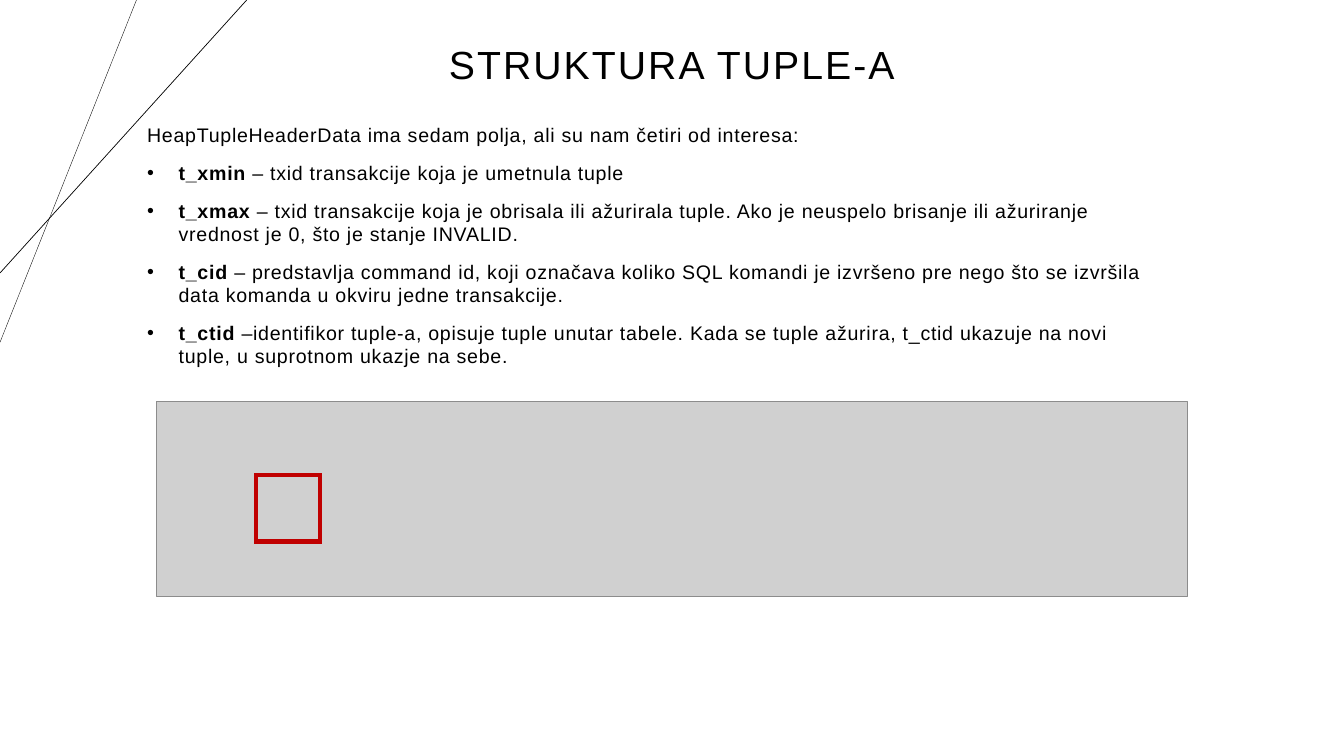
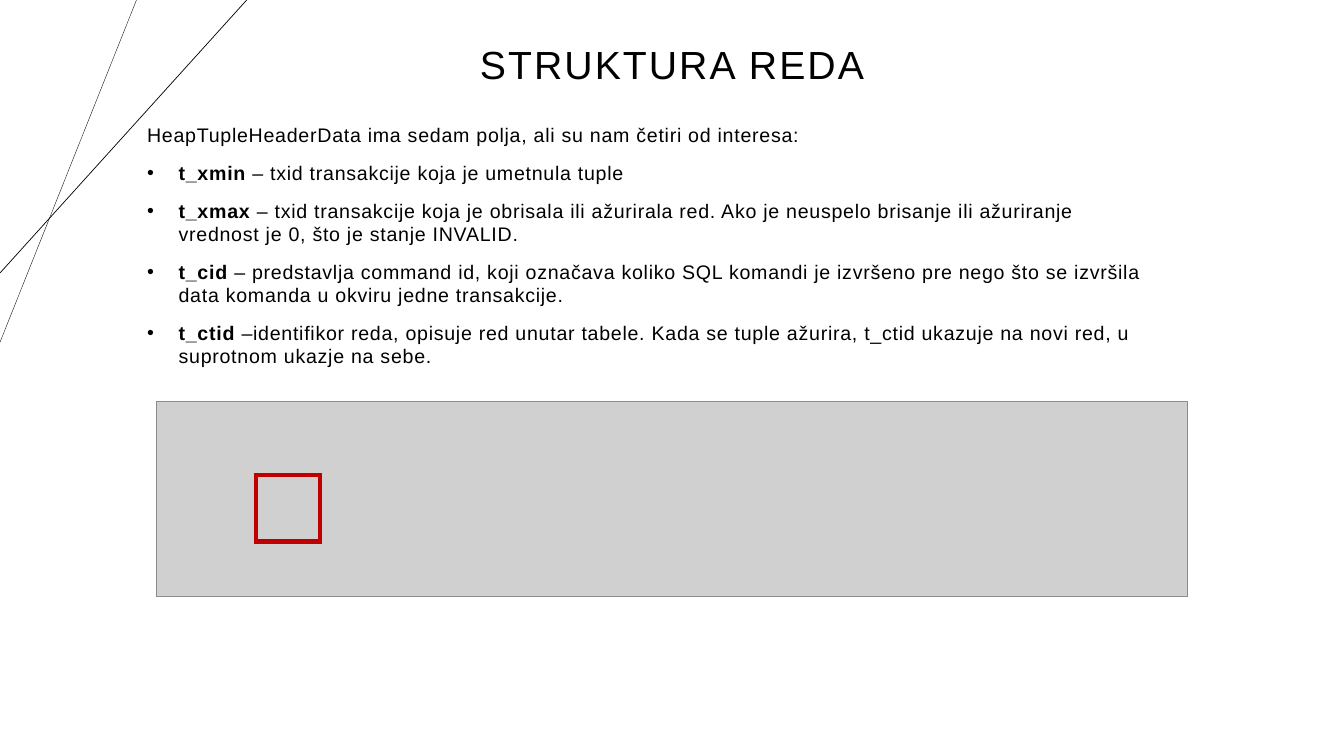
Before and after one commit to iJovanGG/Sistemi-za-upravljanje-bazama-podataka, a slide deck: slide 12 of PostgreSQL/Obrada transakcija, planovi izvršavanja transakcija, izolacija i zaključavanje.pptx. Drawn at 1344x756 pixels with LibreOffice and Linux fonts; fonts in the diff are those of the drawing; grey boxes stand for pictures. Boxes give left, top, right and bottom in pixels: in the first picture for what was removed or moved away, otherwise in the second. Text is boxed around its words. In the diff, an @@ line names an element or a change of style, - is before the commit and + after.

```diff
--- a/PostgreSQL/Obrada transakcija, planovi izvršavanja transakcija, izolacija i zaključavanje.pptx
+++ b/PostgreSQL/Obrada transakcija, planovi izvršavanja transakcija, izolacija i zaključavanje.pptx
@@ title at (480, 51, 864, 80): text changed @@
-STRUKTURA TUPLE-A
+STRUKTURA REDA
@@ text at (179, 203, 1073, 245): text changed @@
-• t_xmax – txid transakcije koja je obrisala ili ažurirala tuple. Ako je neuspelo brisanje ili ažuriranje vrednost je 0, što je stanje INVALID.
+• t_xmax – txid transakcije koja je obrisala ili ažurirala red. Ako je neuspelo brisanje ili ažuriranje vrednost je 0, što je stanje INVALID.
@@ text at (179, 325, 1129, 367): text changed @@
-• t_ctid –identifikor tuple-a, opisuje tuple unutar tabele. Kada se tuple ažurira, t_ctid ukazuje na novi tuple, u suprotnom ukazje na sebe.
+• t_ctid –identifikor reda, opisuje red unutar tabele. Kada se tuple ažurira, t_ctid ukazuje na novi red, u suprotnom ukazje na sebe.
```
Also in this commit, not shown: 3 other slides changed, 1 other file.
